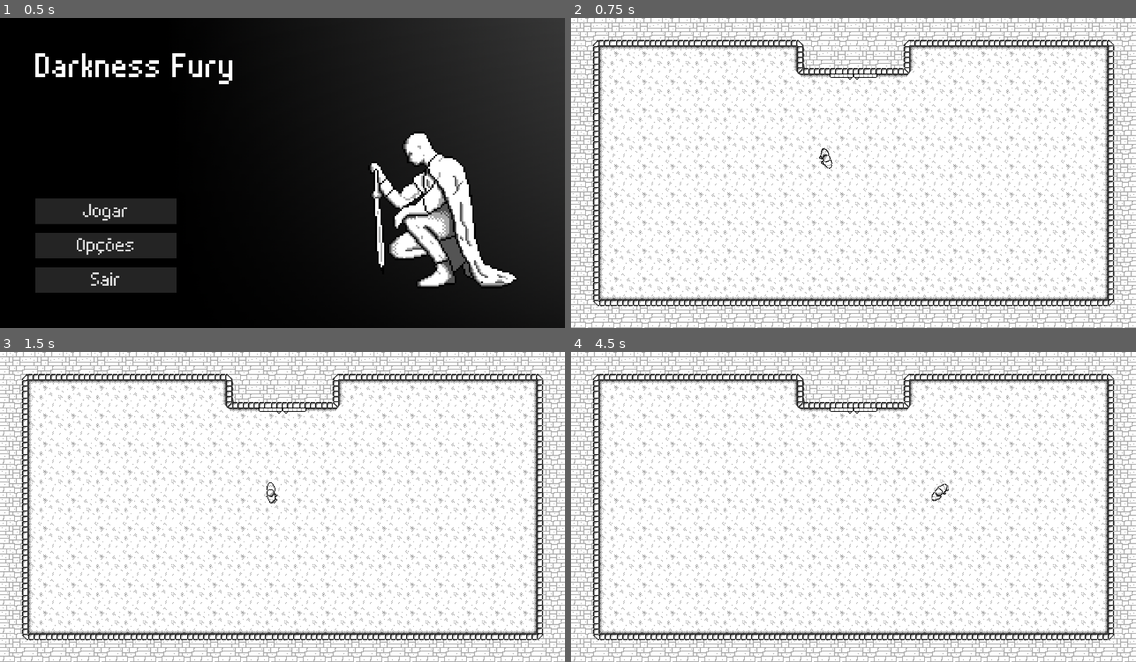
Above: before the commit, frames 1-4 (two rows, left to right).
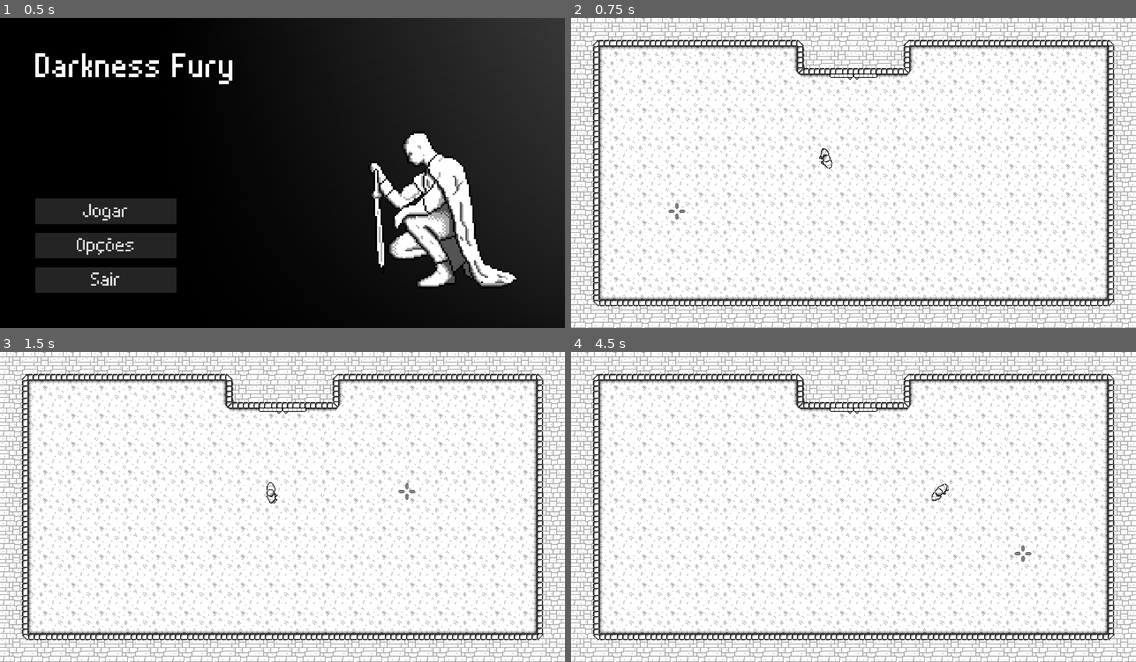
Above: after the commit, the same moments.

Repository: CarlMachado/DarknessFury
Game: Godot game, scene res://scenes/main_menu.tscn
Two runs of this game, one before a commit and one after it. Both use one fixed random seed, a clock stepped at 60 frames per second and the inputs below.
Inputs (mouse positions are in pixels of both pictures, inside the frame that each line leads up to):
- Up to frame 1 (0.5 s): no input
- Up to frame 2 (0.75 s): click "Jogar" at 0.5 s
- Up to frame 3 (1.5 s): tap Enter at 1.25 s; move the mouse to (406, 491) at 1.27 s; hold D (ui_right) from 1.28 s (still down)
- Up to frame 4 (4.5 s): move the mouse to (740, 522) at 2.02 s; release D (ui_right) at 2.03 s; hold S (ui_down) 2.03-2.78 s; move the mouse to (910, 438) at 2.77 s; hold D (ui_right) 2.78-3.53 s; move the mouse to (825, 569) at 3.52 s; hold W (ui_up) 3.53-4.28 s; move the mouse to (1023, 553) at 4.27 s; hold A (ui_left) from 4.28 s (still down)

Frame 1 is identical in both runs. In frame 2, less than 0.1% of the frame differs, in the area x 17-21%, y 59-65%; in frame 3, less than 0.1%; in frame 4, less than 0.1%, in the area x 78-82%, y 62-68%.

Commit message:
add mouse

Diff:
--- a/scenes/levels/arena.tscn
+++ b/scenes/levels/arena.tscn
@@ -1,9 +1,10 @@
-[gd_scene load_steps=5 format=2]
+[gd_scene load_steps=6 format=2]
 
 [ext_resource path="res://scripts/arena.gd" type="Script" id=1]
 [ext_resource path="res://prefabs/tile_arena.tscn" type="PackedScene" id=2]
 [ext_resource path="res://prefabs/player.tscn" type="PackedScene" id=3]
 [ext_resource path="res://scenes/spawn_enemy.tscn" type="PackedScene" id=4]
+[ext_resource path="res://prefabs/mouse_cross.tscn" type="PackedScene" id=5]
 
 [node name="arena" type="Node2D"]
 scale = Vector2( 2, 2 )
@@ -43,3 +44,5 @@
 
 [node name="spawn_enemy9" parent="enemy_spawns" instance=ExtResource( 4 )]
 position = Vector2( 26, 326 )
+
+[node name="mouse_cross" parent="." instance=ExtResource( 5 )]
